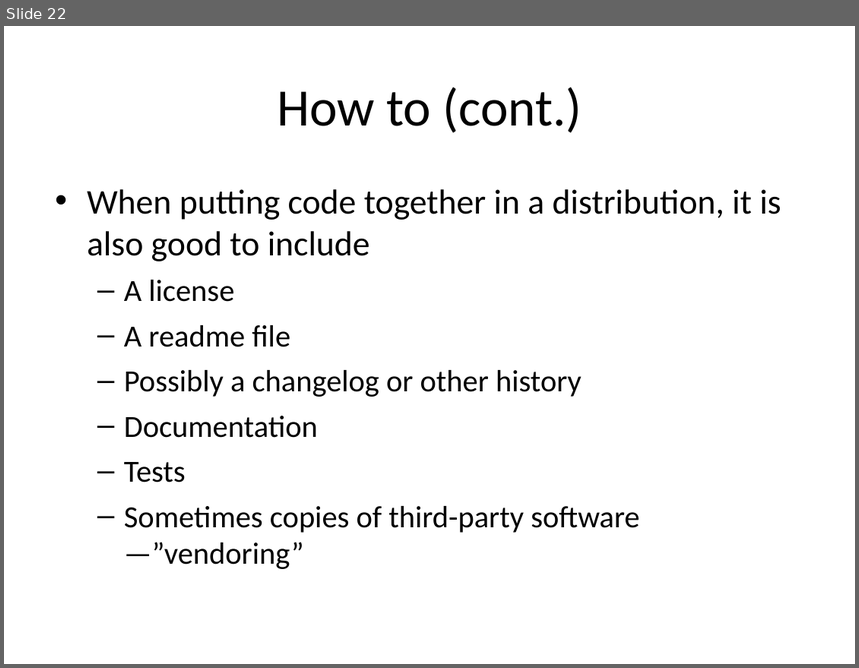
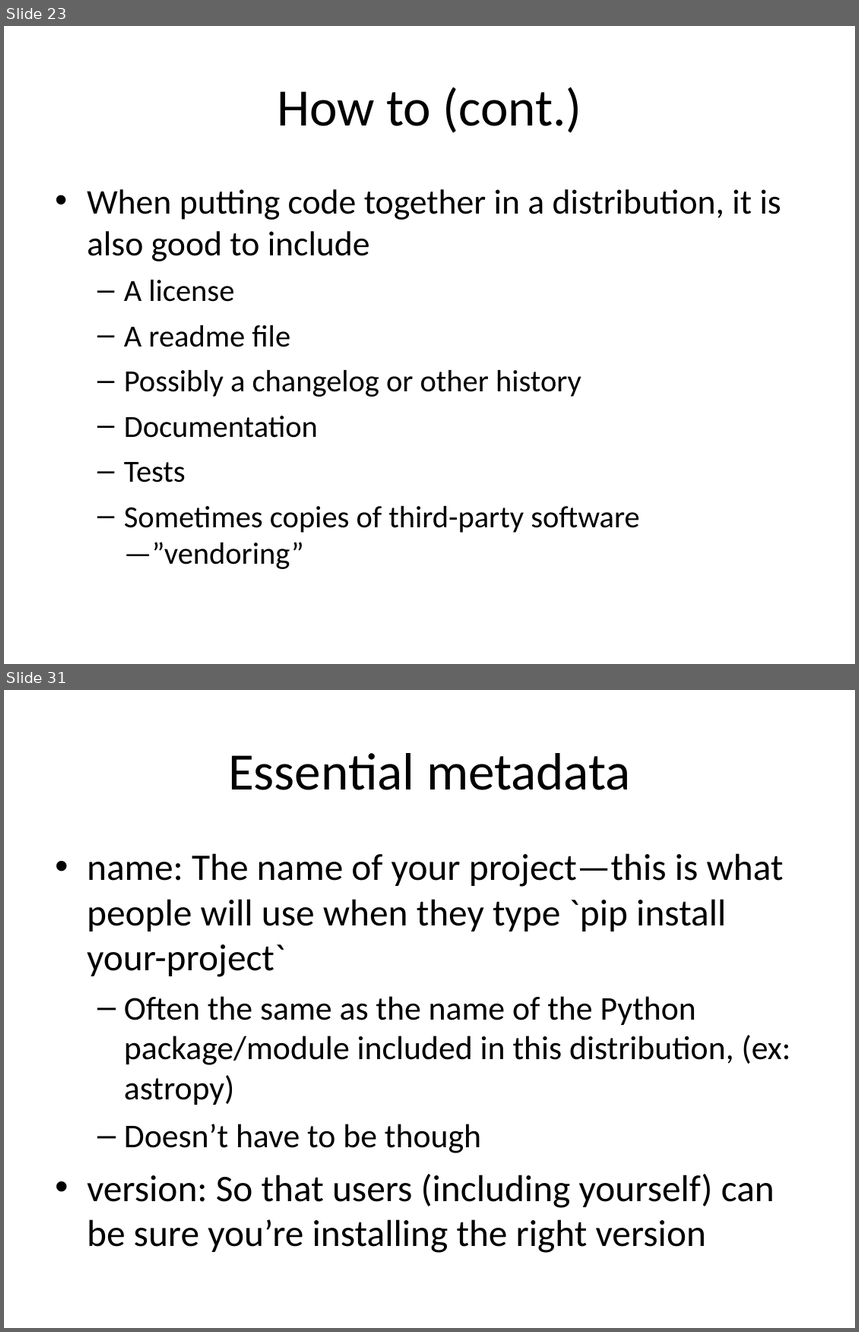
Before and after one commit to embray/pyastro-packaging-tutorial, a slide deck: packaging.ppt. Shown one above the other, each under a label of ours: slide 22 before the commit, slides 23 and 31 after it; the slides between them are not shown. The pictures are 859x668 and 859x1332 pixels, drawn with LibreOffice and Linux fonts; fonts in the diff are those of the drawing. Boxes give left, top, right and bottom in pixels: in the first picture for what was removed or moved away, otherwise in the second. Text is boxed around its words. In the diff, an @@ line names an element or a change of style, - is before the commit and + after.

```diff
--- a/packaging.ppt
+++ b/packaging.ppt
@@ slide 31 added at (x1=4, y1=690, x2=855, y2=1328), background #FFFFFF @@
@@ title added at (x1=228, y1=753, x2=631, y2=790), 49 pt, text #000000 @@
+Essential metadata
@@ text added at (x1=87, y1=853, x2=791, y2=1253), 35 pt, text #000000 @@
+• name: The name of your project—this is what people will use when they type `pip install your-project`
+  – Often the same as the name of the Python package/module included in this distribution, (ex: astropy)
+  – Doesn’t have to be though
+• version: So that users (including yourself) can be sure you’re installing the right version
@@ what was slide 22 is now slide 23 @@
```
Also in this commit, not shown: 14 other slides added.
